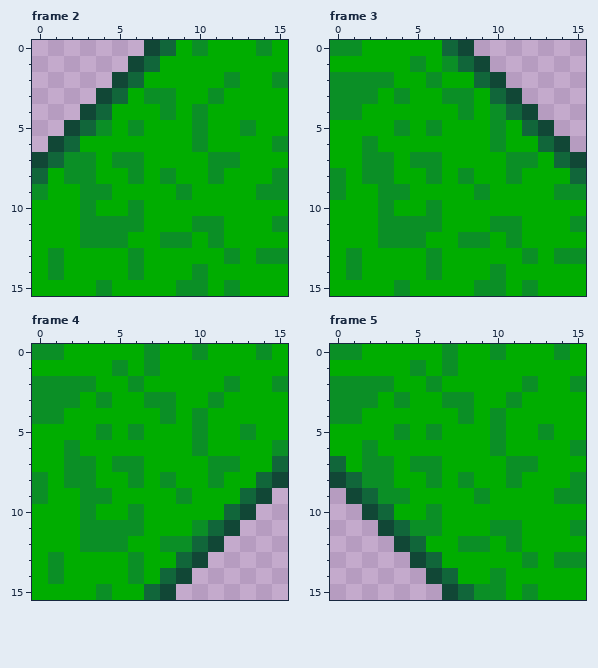
One commit to this pixel-art file: assets/farmland/bg/grass.aseprite. The picture above is the old version.
16x16 pixels, 13 frames. Shown: frame 2, frame 3, frame 4, frame 5. The commit also changed other frames, which this record leaves out.
Now the later version:
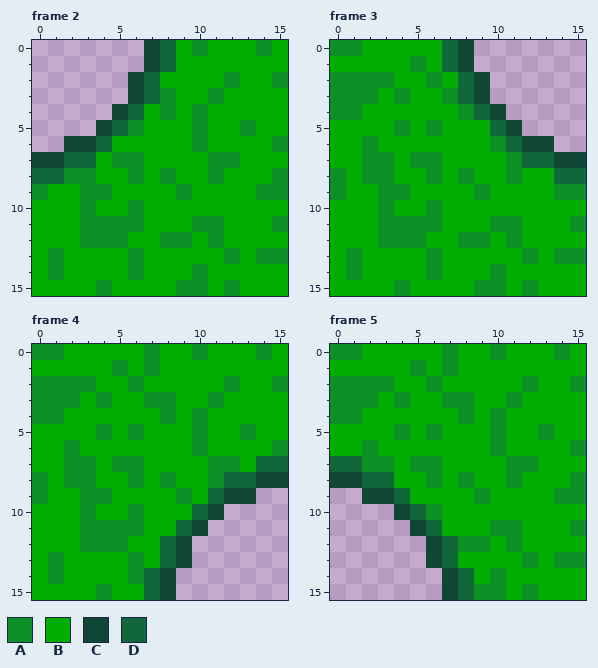
Palette (. is transparent): A #0b8f26  B #00ad00  C #114736  D #11663a
What changed:
{"where": "frame 2"}
{"frame":2,"y":1,"x":6,"old":"CDB","new":".CD"}
{"frame":2,"y":2,"x":5,"old":"CDB","new":".CD"}
{"frame":2,"y":3,"x":4,"old":"CDBA","new":"..CD"}
{"frame":2,"y":4,"x":3,"old":"CDBB","new":"..CD"}
{"frame":2,"y":5,"x":2,"old":"CDAB","new":"..CD"}
{"frame":2,"y":6,"x":1,"old":"CDBB","new":".CCD"}
{"frame":2,"y":7,"x":1,"old":"DAA","new":"CDD"}
{"frame":2,"y":8,"x":1,"old":"B","new":"D"}
{"where": "frame 3"}
{"frame":3,"y":1,"x":7,"old":"ADC","new":"DC."}
{"frame":3,"y":2,"x":8,"old":"BDC","new":"DC."}
{"frame":3,"y":3,"x":8,"old":"ABDC","new":"DC.."}
{"frame":3,"y":4,"x":9,"old":"BADC","new":"DC.."}
{"frame":3,"y":5,"x":10,"old":"ABDC","new":"DC.."}
{"frame":3,"y":6,"x":11,"old":"BBDC","new":"DCC."}
{"frame":3,"y":7,"x":12,"old":"ABD","new":"DDC"}
{"frame":3,"y":8,"x":14,"old":"B","new":"D"}
{"where": "frame 4"}
{"frame":4,"y":7,"x":14,"old":"B","new":"D"}
{"frame":4,"y":8,"x":12,"old":"BBD","new":"DDC"}
{"frame":4,"y":9,"x":11,"old":"BBDC","new":"DCC."}
{"frame":4,"y":10,"x":10,"old":"BBDC","new":"DC.."}
{"frame":4,"y":11,"x":9,"old":"BADC","new":"DC.."}
{"frame":4,"y":12,"x":8,"old":"AADC","new":"DC.."}
{"frame":4,"y":13,"x":8,"old":"BDC","new":"DC."}
{"frame":4,"y":14,"x":7,"old":"BDC","new":"DC."}
{"where": "frame 5"}
{"frame":5,"y":7,"x":1,"old":"B","new":"D"}
{"frame":5,"y":8,"x":1,"old":"DAA","new":"CDD"}
{"frame":5,"y":9,"x":1,"old":"CDAA","new":".CCD"}
{"frame":5,"y":10,"x":2,"old":"CDBB","new":"..CD"}
{"frame":5,"y":11,"x":3,"old":"CDAA","new":"..CD"}
{"frame":5,"y":12,"x":4,"old":"CDBB","new":"..CD"}
{"frame":5,"y":13,"x":5,"old":"CDB","new":".CD"}
{"frame":5,"y":14,"x":6,"old":"CDB","new":".CD"}
